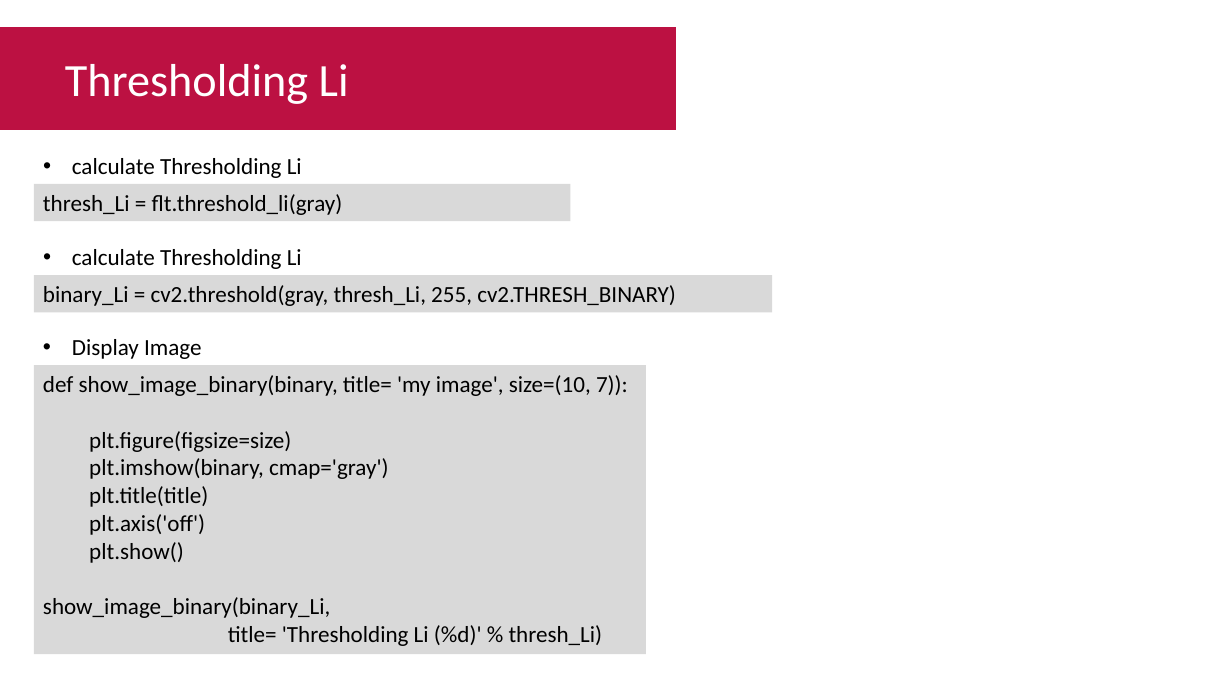
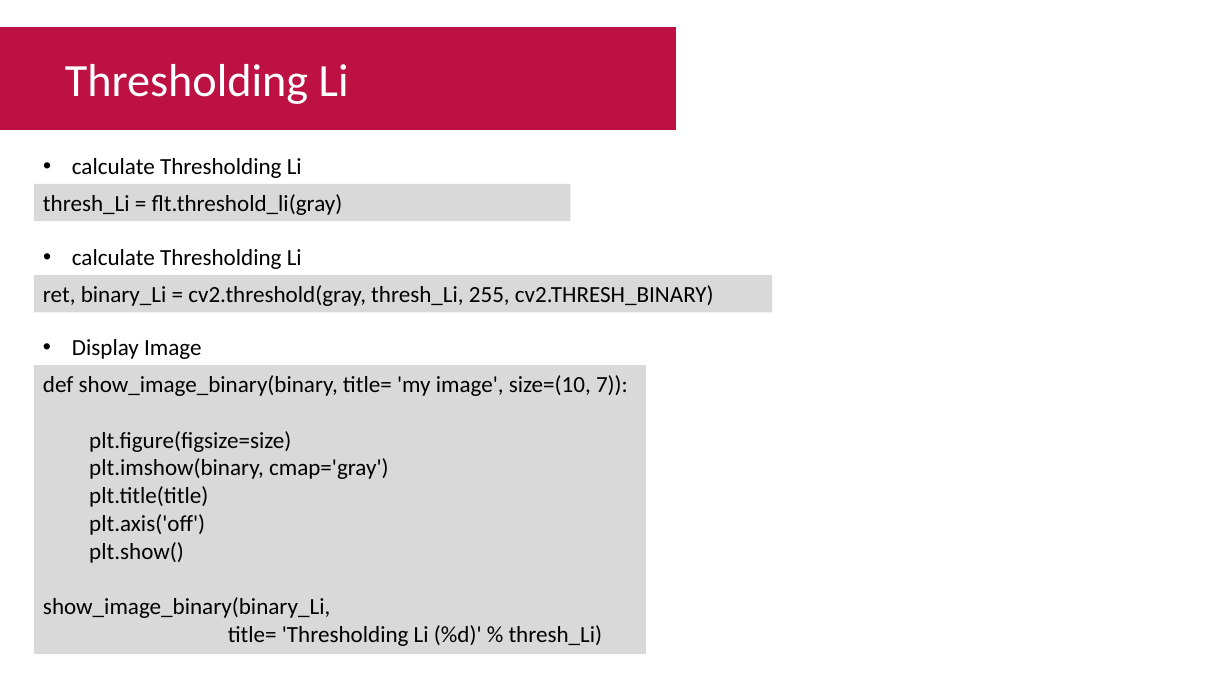
Before and after one commit to Muhammad-Yunus/Materi-Training, a slide deck: slide 7 of A. Raspberry Pi - Image Processing/#8 - Computer Vision Part 4 Thresholding (skimage)/P8 - Computer Vision Part 4 Thresholding (skimage).pptx. Drawn at 1232x693 pixels with LibreOffice and Linux fonts; fonts in the diff are those of the drawing. Boxes give left, top, right and bottom in pixels: in the first picture for what was removed or moved away, otherwise in the second. Text is boxed around its words. In the diff, an @@ line names an element or a change of style, - is before the commit and + after.

```diff
--- a/A. Raspberry Pi - Image Processing/#8 - Computer Vision Part 4 Thresholding (skimage)/P8 - Computer Vision Part 4 Thresholding (skimage).pptx
+++ b/A. Raspberry Pi - Image Processing/#8 - Computer Vision Part 4 Thresholding (skimage)/P8 - Computer Vision Part 4 Thresholding (skimage).pptx
@@ text in rectangle at (43,285,714,306): text changed @@
-binary_Li = cv2.threshold(gray, thresh_Li, 255, cv2.THRESH_BINARY)
+ret, binary_Li = cv2.threshold(gray, thresh_Li, 255, cv2.THRESH_BINARY)
```
Also in this commit, not shown: 5 other slides changed.
